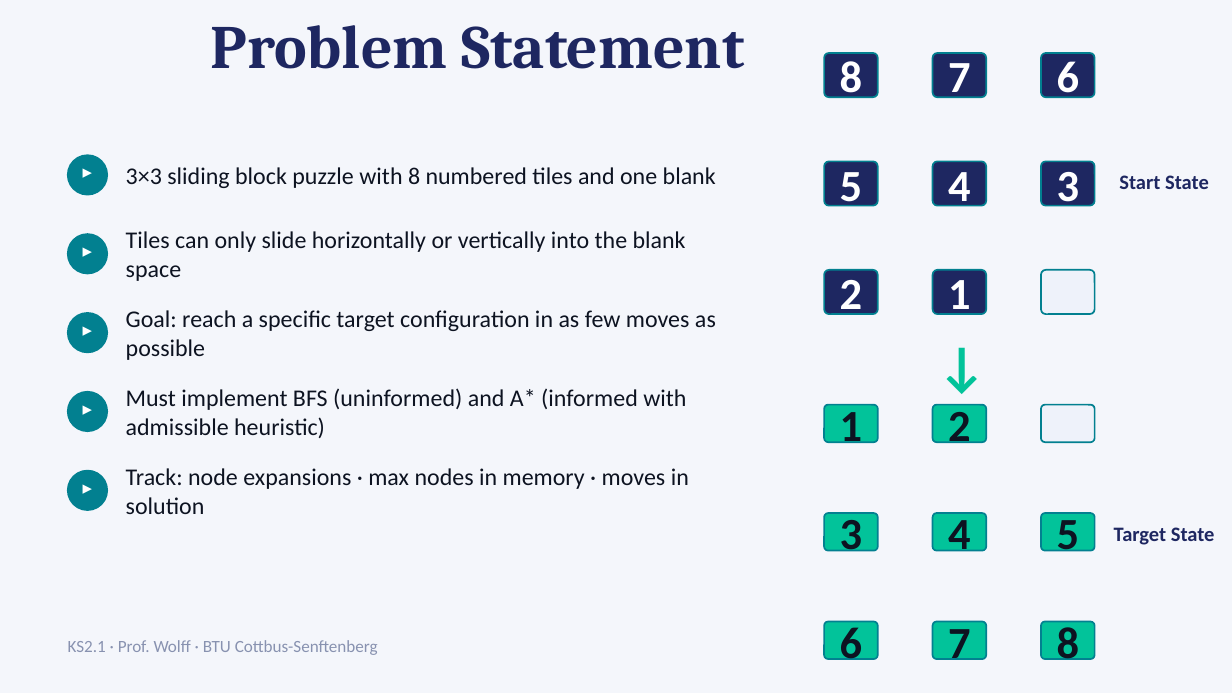
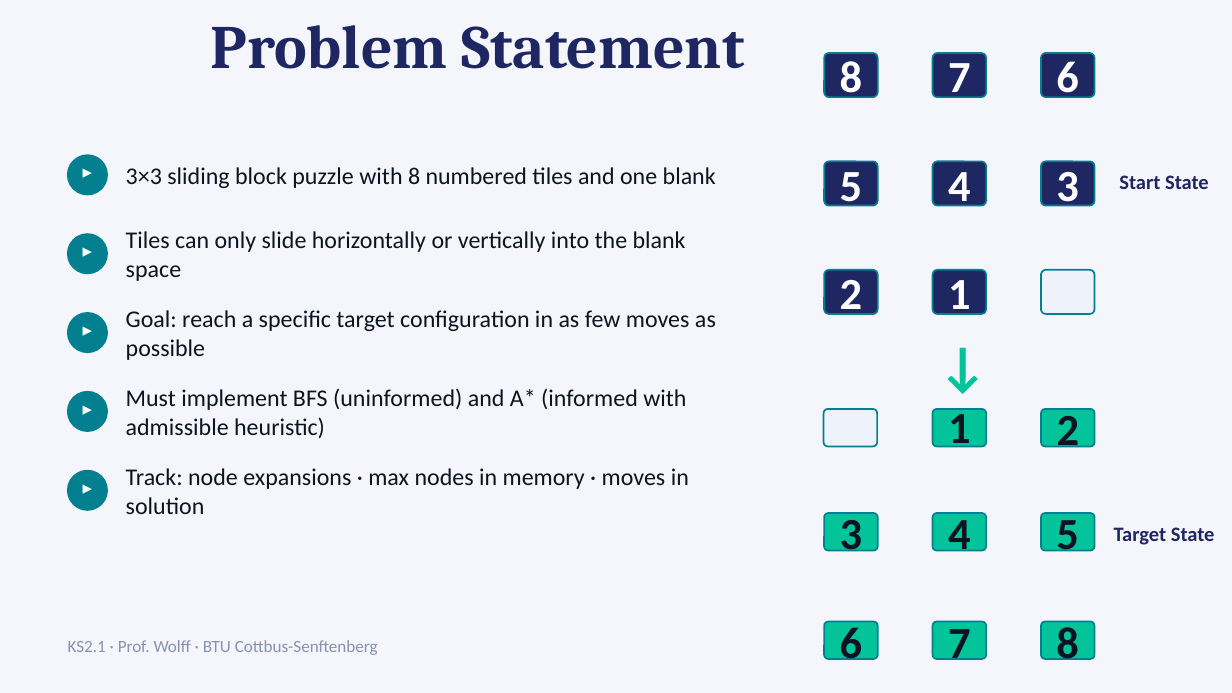
Before and after one commit to khaleel-git/Sliding-Block-Puzzle-Solver, a slide deck: slide 2 of presentation/SKS2_Sliding_Puzzle.pptx. Drawn at 1232x693 pixels with LibreOffice and Linux fonts; fonts in the diff are those of the drawing. Boxes give left, top, right and bottom in pixels: in the first picture for what was removed or moved away, otherwise in the second. Text is boxed around its words. In the diff, an @@ line names an element or a change of style, - is before the commit and + after.

Commit message:
updating presentation

```diff
--- a/presentation/SKS2_Sliding_Puzzle.pptx
+++ b/presentation/SKS2_Sliding_Puzzle.pptx
@@ 3 rounded rectangles: place and size @@
-3 rounded rectangles at [824,405,1095,442]
+3 rounded rectangles at [824,409,1094,446]
@@ rounded rectangle at [824,409,877,446]: fill #02C39A to #EEF2FA @@
@@ text "1": place and size @@
-text "1" at [840,404,863,452]
+text "1" at [948,406,971,454]
@@ text "2": place and size @@
-text "2" at [948,404,971,452]
+text "2" at [1057,408,1080,456]
@@ rounded rectangle at [1041,409,1094,446]: fill #EEF2FA to #02C39A @@
```
Also in this commit, not shown: 3 other slides changed.
